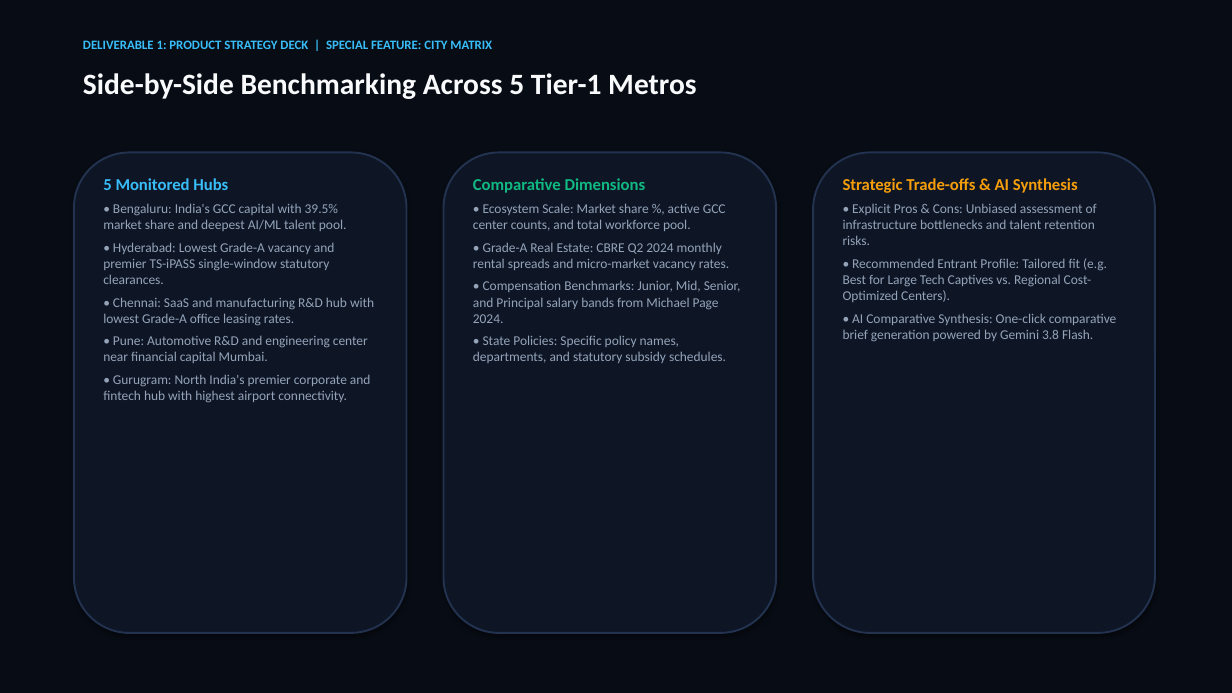
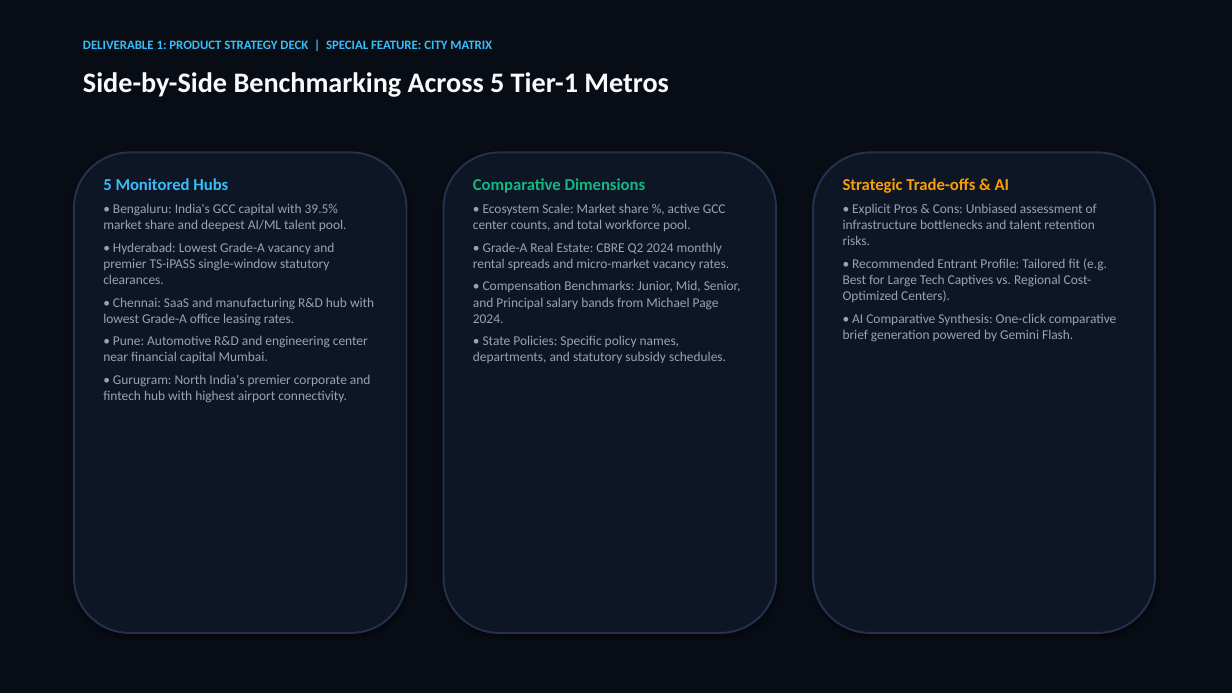
Before and after one commit to SURYAMS002/gcc, a slide deck: slide 11 of GCC_Intel_Product_Strategy_Deck.pptx (slide 10 before the commit). Drawn at 1232x693 pixels with LibreOffice and Linux fonts; fonts in the diff are those of the drawing. Boxes give left, top, right and bottom in pixels: in the first picture for what was removed or moved away, otherwise in the second. Text is boxed around its words. In the diff, an @@ line names an element or a change of style, - is before the commit and + after.

```diff
--- a/GCC_Intel_Product_Strategy_Deck.pptx
+++ b/GCC_Intel_Product_Strategy_Deck.pptx
@@ text "Side-by-Side Benchmarking Across 5 Tier-1 ..." at bbox=[83, 72, 668, 97]: size 23 to 22 pt @@
@@ text at bbox=[843, 178, 1010, 193]: text changed @@
-Strategic Trade-offs & AI Synthesis
+Strategic Trade-offs & AI
@@ text at bbox=[843, 313, 1116, 341]: text changed @@
-• AI Comparative Synthesis: One-click comparative brief generation powered by Gemini 3.8 Flash.
+• AI Comparative Synthesis: One-click comparative brief generation powered by Gemini Flash.
```
Also in this commit, not shown: 10 other slides changed, 5 slides added, 4 slides removed, 8 other files.
